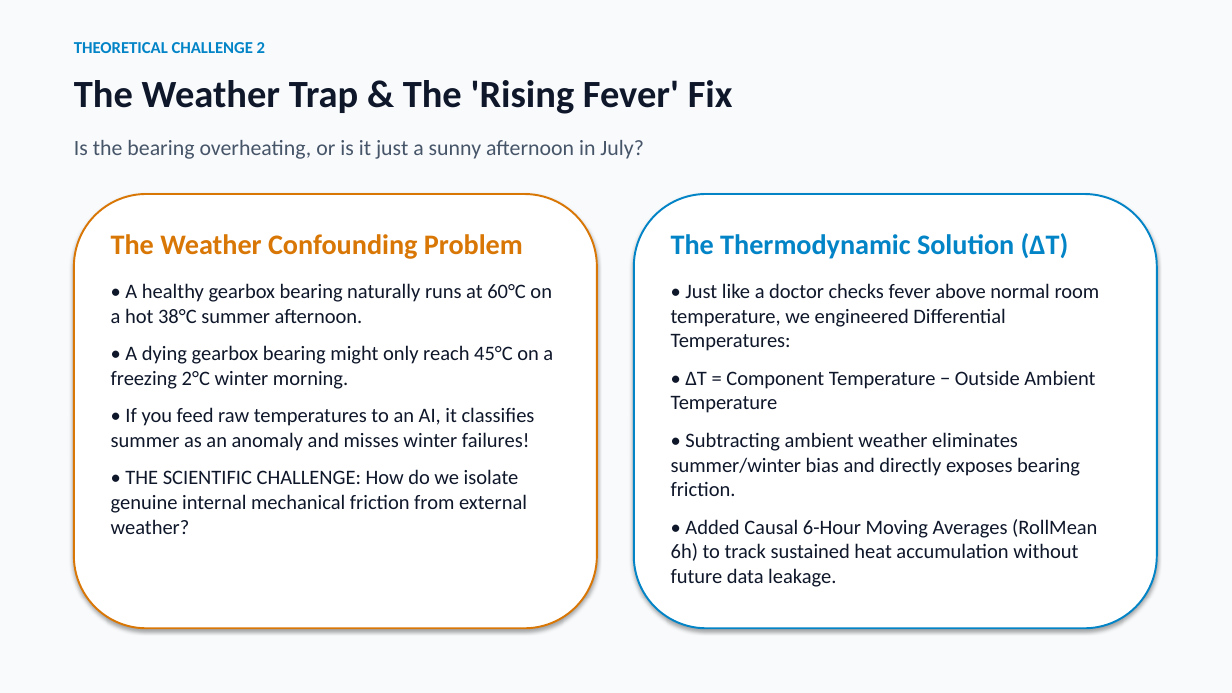
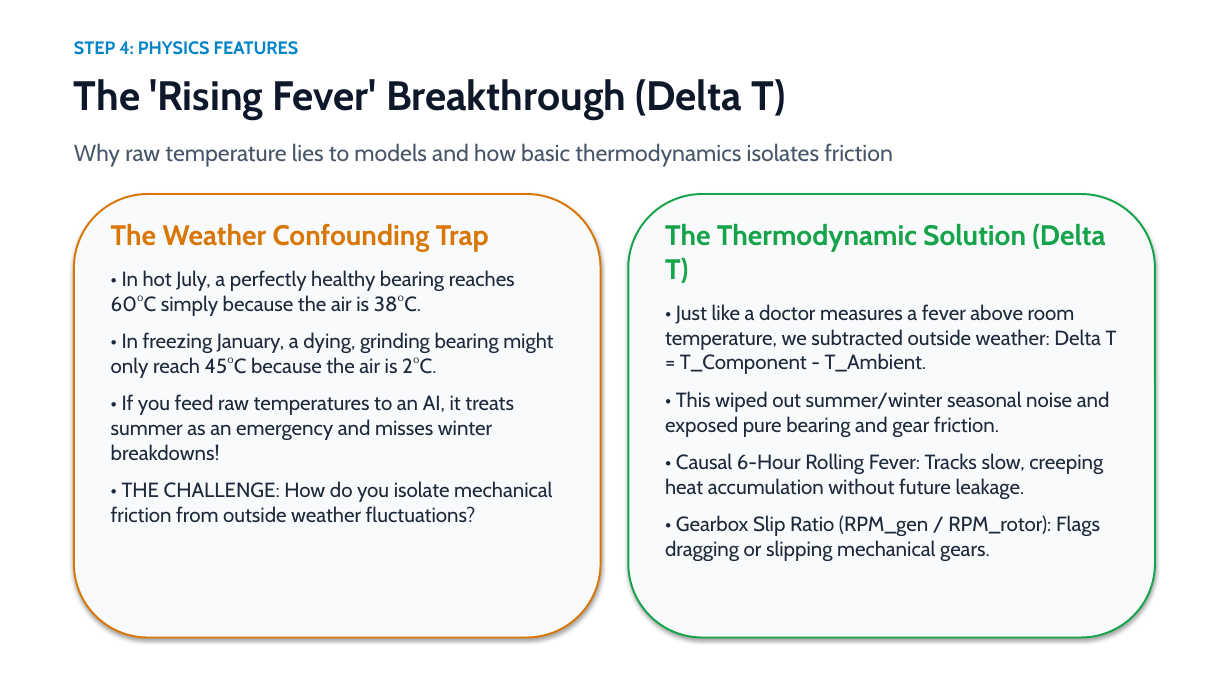
Before and after one commit to RohithBheemini/IDS-Windmill-Project, a slide deck: slide 5 of presentation_wind_turbine_ids.pptx. Drawn at 1232x693 pixels with LibreOffice and Linux fonts; fonts in the diff are those of the drawing. Boxes give left, top, right and bottom in pixels: in the first picture for what was removed or moved away, otherwise in the second. Text is boxed around its words. In the diff, an @@ line names an element or a change of style, - is before the commit and + after.

Commit message:
Clean up repository, consolidate master runner (main.R), update technical documentation (Rmd/HTML), and refresh presentation with high-contrast bright theme

```diff
--- a/presentation_wind_turbine_ids.pptx
+++ b/presentation_wind_turbine_ids.pptx
@@ rectangle at [0, 0, 1232, 693]: fill #F8FAFC to #FFFFFF @@
@@ text at [74, 41, 299, 55]: text changed; size 13 to 14 pt; font Calibri to Cabin @@
-THEORETICAL CHALLENGE 2
+STEP 4: PHYSICS FEATURES
@@ text at [74, 79, 785, 120]: text changed; size 30 to 32 pt; font Calibri to Cabin @@
-The Weather Trap & The 'Rising Fever' Fix
+The 'Rising Fever' Breakthrough (Delta T)
@@ text at [74, 143, 893, 167]: text changed; size 17 to 18 pt; font Calibri to Cabin @@
-Is the bearing overheating, or is it just a sunny afternoon in July?
+Why raw temperature lies to models and how basic thermodynamics isolates friction
@@ rounded rectangle: place and size @@
-rounded rectangle at [74, 194, 597, 628]
+rounded rectangle at [74, 194, 601, 638]
@@ rounded rectangle at [74, 194, 601, 638]: fill #FFFFFF to #F8FAFC @@
@@ rounded rectangle: place and size @@
-rounded rectangle at [634, 194, 1157, 628]
+rounded rectangle at [628, 194, 1155, 638]
@@ rounded rectangle at [628, 194, 1155, 638]: fill #FFFFFF to #F8FAFC; outline #0284C7 1.5 pt to #16A34A 1.5 pt @@
@@ text at [111, 223, 553, 523]: text changed; font Calibri to Cabin; text colour #0F172A to #1E293B @@
-The Weather Confounding Problem
-• A healthy gearbox bearing naturally runs at 60°C on a hot 38°C summer afternoon.
-• A dying gearbox bearing might only reach 45°C on a freezing 2°C winter morning.
-• If you feed raw temperatures to an AI, it classifies summer as an anomaly and misses winter failures!
-• THE SCIENTIFIC CHALLENGE: How do we isolate genuine internal mechanical friction from external weather?
+The Weather Confounding Trap
+• In hot July, a perfectly healthy bearing reaches 60°C simply because the air is 38°C.
+• In freezing January, a dying, grinding bearing might only reach 45°C because the air is 2°C.
+• If you feed raw temperatures to an AI, it treats summer as an emergency and misses winter breakdowns!
+• THE CHALLENGE: How do you isolate mechanical friction from outside weather fluctuations?
@@ text at [665, 224, 1117, 561]: text changed; font Calibri to Cabin; text colour #0F172A to #1E293B @@
-The Thermodynamic Solution (ΔT)
-• Just like a doctor checks fever above normal room temperature, we engineered Differential Temperatures:
-• ΔT = Component Temperature − Outside Ambient Temperature
-• Subtracting ambient weather eliminates summer/winter bias and directly exposes bearing friction.
-• Added Causal 6-Hour Moving Averages (RollMean 6h) to track sustained heat accumulation without future data leakage.
+The Thermodynamic Solution (Delta T)
+• Just like a doctor measures a fever above room temperature, we subtracted outside weather: Delta T = T_Component - T_Ambient.
+• This wiped out summer/winter seasonal noise and exposed pure bearing and gear friction.
+• Causal 6-Hour Rolling Fever: Tracks slow, creeping heat accumulation without future leakage.
+• Gearbox Slip Ratio (RPM_gen / RPM_rotor): Flags dragging or slipping mechanical gears.
```
Also in this commit, not shown: 5 other slides changed, 6 slides added, 7 slides removed, 17 other files.
